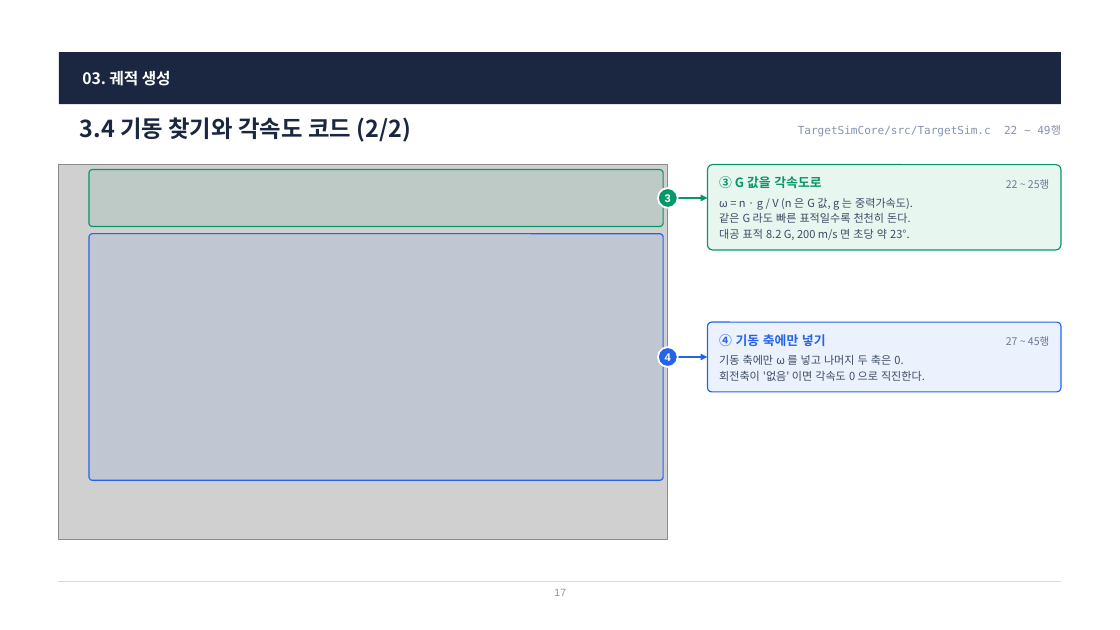
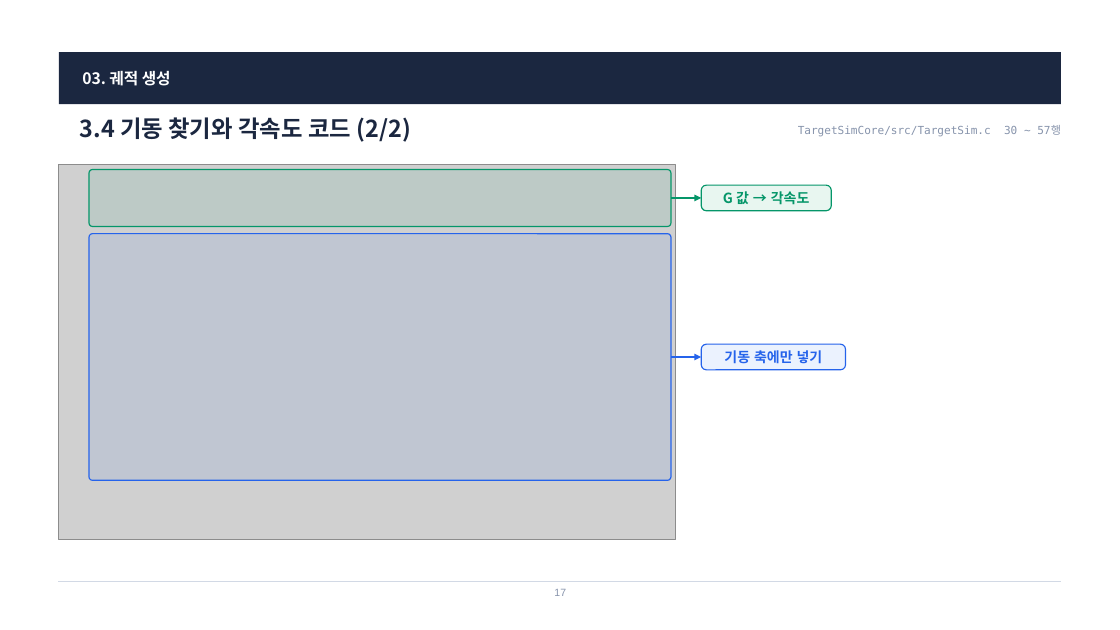
Before and after one commit to harley-hwan/radar-sw-study, a slide deck: slide 17 of Part3_TargetSim/ref/산출물/Chapter3_TargetSim.pptx. Drawn at 1120x630 pixels with LibreOffice and Linux fonts; fonts in the diff are those of the drawing; grey boxes stand for pictures. Boxes give left, top, right and bottom in pixels: in the first picture for what was removed or moved away, otherwise in the second. Text is boxed around its words. In the diff, an @@ line names an element or a change of style, - is before the commit and + after.

```diff
--- a/Part3_TargetSim/ref/산출물/Chapter3_TargetSim.pptx
+++ b/Part3_TargetSim/ref/산출물/Chapter3_TargetSim.pptx
@@ text at bbox=[798, 125, 1061, 137]: text changed @@
-TargetSimCore/src/TargetSim.c 22 ~ 49행
+TargetSimCore/src/TargetSim.c 30 ~ 57행
@@ picture: place and size @@
-picture at bbox=[59, 165, 668, 539]
+picture at bbox=[59, 165, 676, 539]
@@ rounded rectangle: place and size @@
-rounded rectangle at bbox=[89, 170, 664, 227]
+rounded rectangle at bbox=[89, 170, 671, 227]
@@ text removed at bbox=[1006, 179, 1049, 189] @@
-22 ~ 25행
@@ ellipse removed at bbox=[658, 188, 678, 208] @@
-3
@@ arrow moved from (678, 198) - (707, 198) to (671, 198) - (702, 198) @@
@@ rounded rectangle: place and size @@
-rounded rectangle at bbox=[707, 165, 1061, 250]
+rounded rectangle at bbox=[702, 185, 832, 211]
@@ rounded rectangle at bbox=[702, 185, 832, 211]: proportions changed @@
@@ text "G 값 → 각속도" at bbox=[723, 191, 810, 205]: vertical alignment top to middle @@
@@ text at bbox=[723, 191, 810, 205]: text changed; size 9.5 to 12 pt; text colour #3F4B63 to #059669; bold on @@
-③ G 값을 각속도로
-ω = n · g / V (n 은 G 값, g 는 중력가속도).
-같은 G 라도 빠른 표적일수록 천천히 돈다.
-대공 표적 8.2 G, 200 m/s 면 초당 약 23°.
+G 값 → 각속도
@@ rounded rectangle: place and size @@
-rounded rectangle at bbox=[89, 234, 664, 481]
+rounded rectangle at bbox=[89, 234, 671, 481]
@@ ellipse removed at bbox=[658, 347, 678, 367] @@
-4
@@ arrow moved from (678, 357) - (707, 357) to (671, 357) - (702, 357) @@
@@ rounded rectangle at bbox=[702, 344, 846, 371]: proportions changed @@
@@ rounded rectangle: place and size @@
-rounded rectangle at bbox=[707, 322, 1061, 392]
+rounded rectangle at bbox=[702, 344, 846, 371]
@@ text removed at bbox=[719, 334, 925, 381] @@
-④ 기동 축에만 넣기
-기동 축에만 ω 를 넣고 나머지 두 축은 0.
-회전축이 '없음' 이면 각속도 0 으로 직진한다.
@@ text added at bbox=[724, 350, 823, 364], 12 pt, text #2563EB, bold @@
+기동 축에만 넣기
@@ text removed at bbox=[1006, 336, 1049, 346] @@
-27 ~ 45행
```
Also in this commit, not shown: 20 other slides changed, 1 slide added, 3 slides removed, 12 other files.
